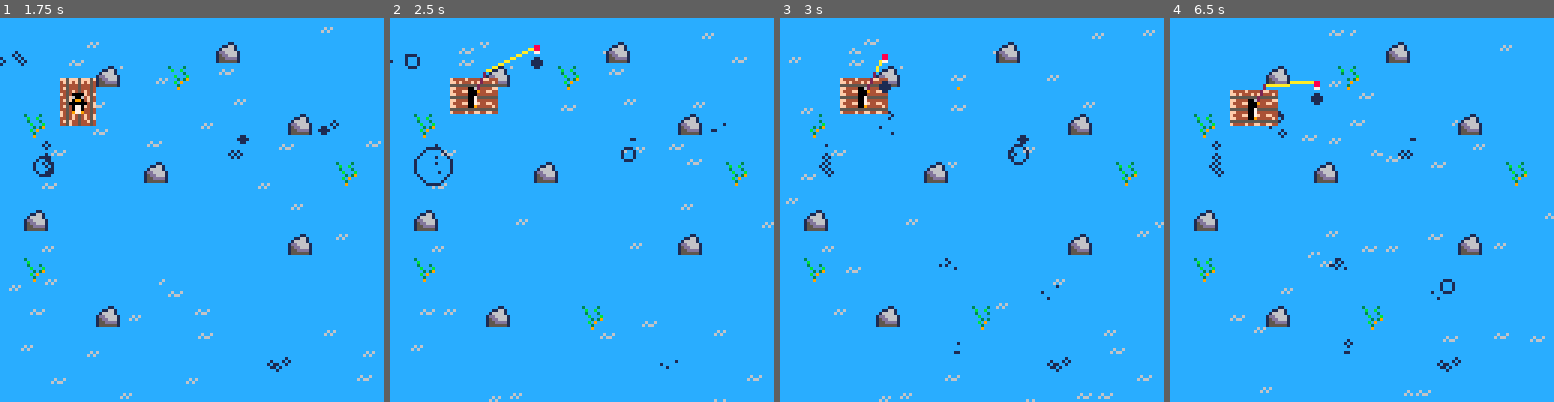
Above: before the commit, frames 1-4 (left to right).
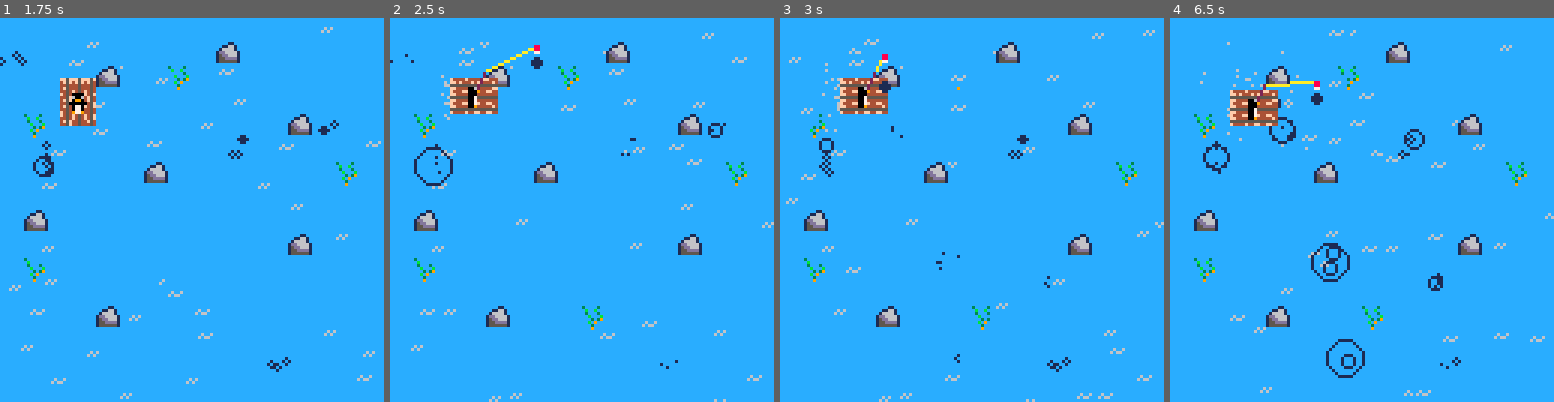
Above: after the commit, the same moments.

Repository: camirmas/carts
Game: PICO-8 cartridge projects/jam.p8
The game is run twice, just before and just after one commit, with the same random seed, the same clock (stepped at 60 frames per second) and the same inputs.
Inputs:
- Up to frame 1 (1.75 s): tap X (X key) at 0.33, 1.07 s; tap O (Z key) at 0.7, 1.7 s; hold Right from 1.6 s (still down)
- Up to frame 2 (2.5 s): tap X (X key) at 1.85 s; release Right at 2.1 s; tap O (Z key) at 2.1 s; hold Up 2.15-2.42 s; hold Right from 2.47 s (still down)
- Up to frame 3 (3 s): keep holding Right; tap O (Z key) at 2.5, 2.9 s; tap X (X key) at 2.97 s
- Up to frame 4 (6.5 s): release Right at 3.03 s; hold Left 3.08-3.58 s; tap O (Z key) every 0.4 s from 3.3 to 6.1 s; hold Down 3.63-3.97 s; hold Right 4.02-4.68 s; tap X (X key) at 4.08, 5.2, 6.32 s; hold Up 4.73-5.03 s; hold Left 5.08-5.68 s; hold Down 5.73-6.03 s; hold Right from 6.08 s (still down)

Frame 1 is identical in both runs. In frame 2, 0.3% of the frame differs, in the area x 3-87%, y 9-38%; in frame 3, 0.5%; in frame 4, 1.6%, in the area x 7-75%, y 6-94%.

Commit message:
Add boat wake particles

Diff:
--- a/projects/jam.p8
+++ b/projects/jam.p8
@@ -19,10 +19,12 @@
 n_waves = 10
 n_waves_max = 30
 n_fishing_spots = 5
+n_boat_particles_max = 50
 
 fishing_spots = {}
 waves = {}
 objects = {}
+boat_particles = {}
 
 -- map regions
 regions = {
@@ -44,6 +46,73 @@
         sum = sum + rnd(1)
     end
     return sum - 6
+end
+
+function magnitude(x, y)
+	return sqrt(x^2+y^2)
+end
+
+function create_boat_particles(spd)
+	-- debug = "speed: " .. spd
+	local x, y
+	local vx, vy
+	if player.cast_dir.x == 1 then
+		x = player.x
+		y = player.y + player.hitbox.y + rnd(player.hitbox.h)
+		vx = -.2 * rnd()
+		vy = .2 * gauss_rng()
+	elseif player.cast_dir.x == -1 then
+		x = player.x + player.hitbox.x + player.hitbox.w
+		y = player.y + player.hitbox.y + rnd(player.hitbox.h)
+		vx = .2 * rnd()
+		vy = .2 * gauss_rng()
+	elseif player.cast_dir.y == 1 then
+		x = player.x + player.hitbox.x + rnd(player.hitbox.w)
+		y = player.y
+		vx = .2 * gauss_rng()
+		vy = -.2 * rnd()
+	elseif player.cast_dir.y == -1 then
+		x = player.x + player.hitbox.x + rnd(player.hitbox.w)
+		y = player.y + player.hitbox.y + player.hitbox.h
+		vx = .2 * gauss_rng()
+		vy = .2 * rnd()
+	end
+
+	spd = min(spd, 1)
+
+	for i=1,spd*10 do
+		local particle = {
+			x = x,
+			y = y,
+			vx = vx,
+			vy = vy,
+			lifetime = 1.5*30 + 15 * gauss_rng(),
+			t = 0, -- time alive
+
+			update = function(self)
+				self.t = self.t + 1
+
+				if self.t >= self.lifetime then
+					del(boat_particles, self)
+					return
+				end
+
+				if self.x ~= 0 then
+					self.x = self.x + self.vx
+					self.y = self.y + self.vy * cos(self.t)
+				elseif self.y ~= 0 then
+					self.x = self.x + self.vx * cos(self.t)
+					self.y = self.y + self.vy
+				end
+			end,
+
+			draw = function(self)
+				pset(self.x, self.y, 6)
+			end
+		}
+
+		add(boat_particles, particle)
+	end
 end
 
 function create_fishing_spots()
@@ -264,18 +333,18 @@
 
 function create_player(x, y)
 	return {
-		x = x,
-		y = y,
-		spd = {x=0, y=0},
-		acc = {x=0, y=0},
-		dir = {x=0, y=0},
-		cast_dir = {x=0, y=1},
-        hitbox = {x=0, y=0, w=12, h=16},
+		x = x, -- raft x
+		y = y, -- raft y
+		spd = {x=0, y=0}, -- raft speed
+		acc = {x=0, y=0}, -- raft acceleration
+		dir = {x=0, y=0}, -- movement dir
+		cast_dir = {x=0, y=1}, -- casting dir (L/R/U/D)
+        hitbox = {x=0, y=0, w=12, h=16}, -- raft hitbox
 		rod_start = {x=0, y=0},
 		rod_end = {x=0, y=0},
 		k_player = 4,
 		k_raft = 7,
-		flip = {x=false, y=true}, -- initially facing down right
+		flip = {x=false, y=true}, -- initially facing down
 		max_spd = 1,
 		hook = nil,
 		casting = false,
@@ -507,8 +576,14 @@
 				spot:update()
 			end
 
+			for part in all(boat_particles) do
+				part:update()
+			end
+
 			if (#waves < n_waves_max) create_waves()
 			if (#fishing_spots < n_fishing_spots) create_fishing_spots()
+			local spd = magnitude(player.spd.x, player.spd.y)
+			if (spd > 0) create_boat_particles(spd)
 		end,
 		_draw = function()
 			cls()
@@ -516,6 +591,11 @@
 
 			for wave in all(waves) do
 				wave:draw()
+			end
+
+			-- draw boat particles
+			for part in all(boat_particles) do
+				part:draw()
 			end
 
 			for spot in all(fishing_spots) do
